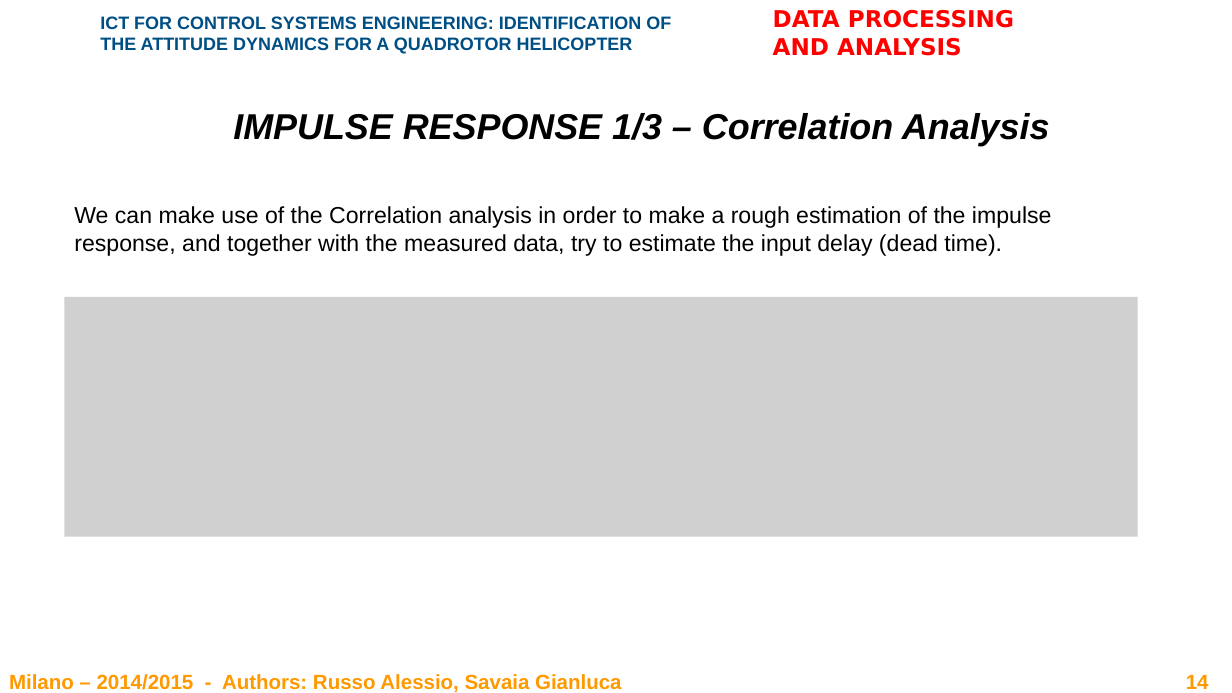
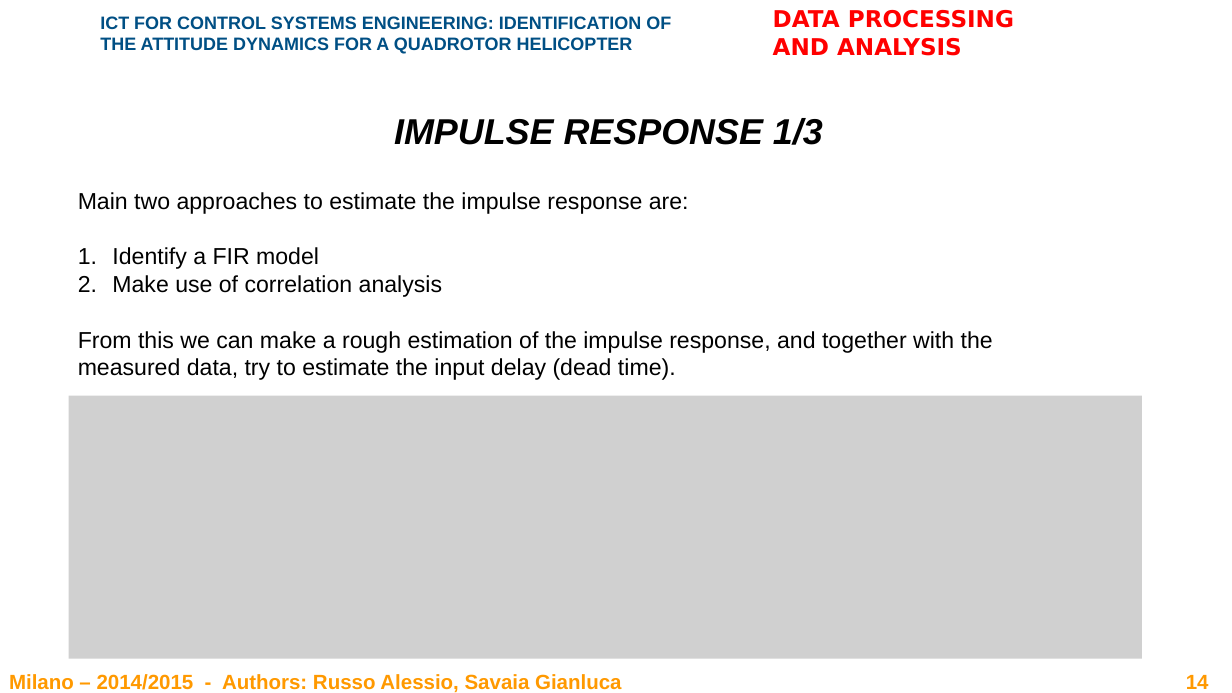
Before and after one commit to rssalessio/BlackBox-Quadrotor-Identification, a slide deck: slide 14 of report/Report.pptx. Drawn at 1232x693 pixels with LibreOffice and Linux fonts; fonts in the diff are those of the drawing; grey boxes stand for pictures; background and template pictures are left out. Boxes give left, top, right and bottom in pixels: in the first picture for what was removed or moved away, otherwise in the second. Text is boxed around its words. In the diff, an @@ line names an element or a change of style, - is before the commit and + after.

Commit message:
Additional work on the report (model identification)

```diff
--- a/report/Report.pptx
+++ b/report/Report.pptx
@@ text at [394, 118, 823, 145]: text changed @@
-IMPULSE RESPONSE 1/3 – Correlation Analysis
+IMPULSE RESPONSE 1/3
@@ text at [78, 192, 993, 380]: text changed @@
-We can make use of the Correlation analysis in order to make a rough estimation of the impulse response, and together with the measured data, try to estimate the input delay (dead time).
+Main two approaches to estimate the impulse response are:
+1. Identify a FIR model
+2. Make use of correlation analysis
+From this we can make a rough estimation of the impulse response, and together with the measured data, try to estimate the input delay (dead time).
@@ picture: place and size @@
-picture at [65, 297, 1138, 536]
+picture at [68, 396, 1141, 659]
```
Also in this commit, not shown: 3 other slides changed, 1 slide added, 2 other files.
